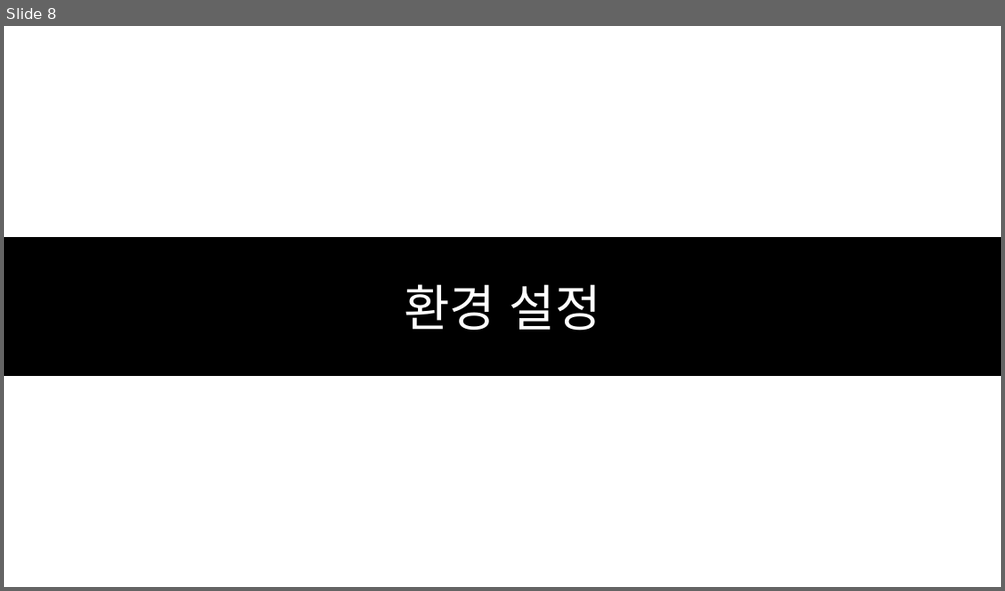
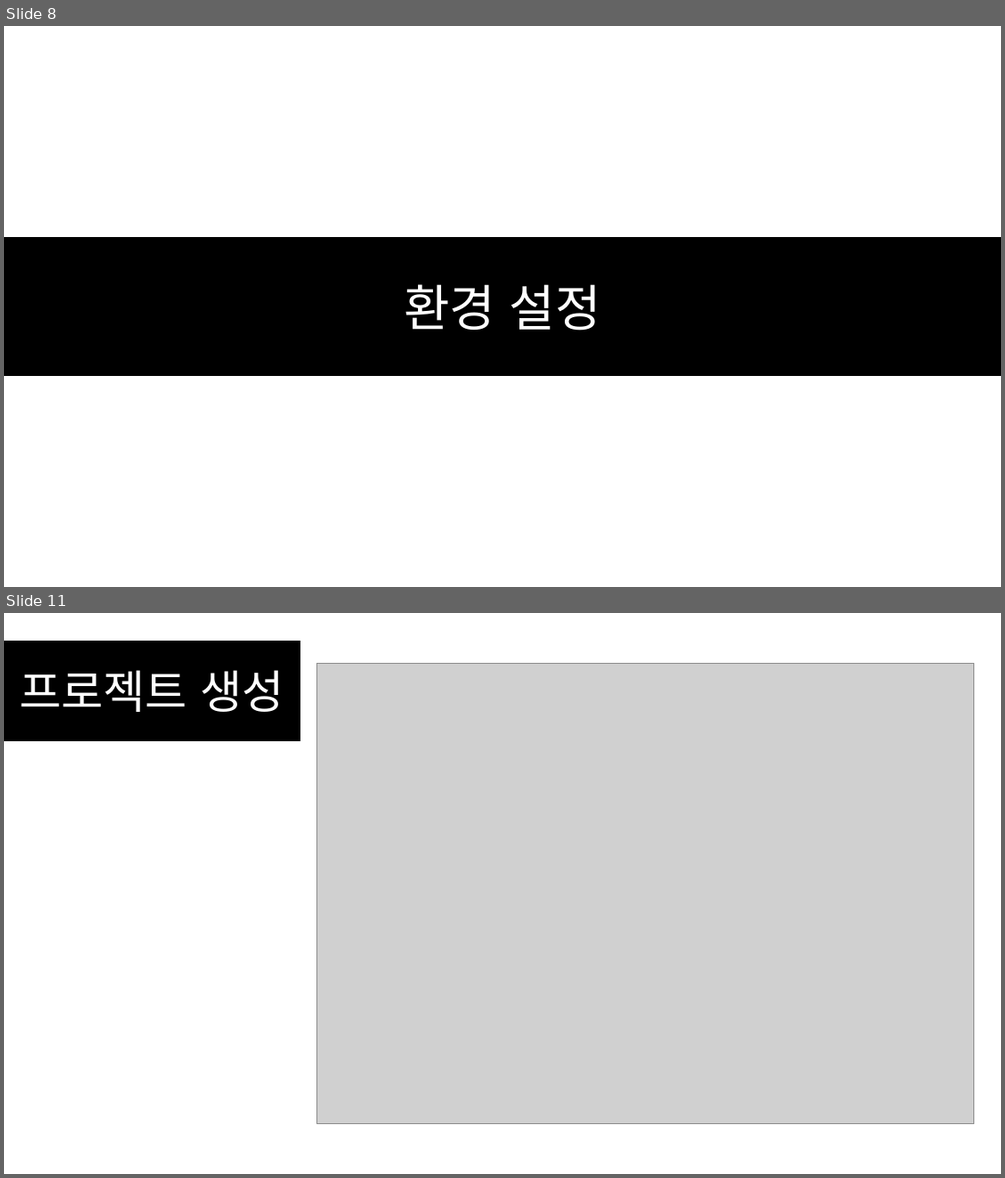
Before and after one commit to SEH00N/SDLU, a slide deck: ServerLecture/PT/4강 멀티스레딩 기초.pptx. Shown one above the other, each under a label of ours: slide 8 before the commit, slides 8 and 11 after it; the slides between them are not shown. The pictures are 1005x591 and 1005x1178 pixels, drawn with LibreOffice and Linux fonts; fonts in the diff are those of the drawing; grey boxes stand for pictures. Boxes give left, top, right and bottom in pixels: in the first picture for what was removed or moved away, otherwise in the second. Text is boxed around its words. In the diff, an @@ line names an element or a change of style, - is before the commit and + after.

```diff
--- a/ServerLecture/PT/4강 멀티스레딩 기초.pptx
+++ b/ServerLecture/PT/4강 멀티스레딩 기초.pptx
@@ slide 11 added at <box>4,613,1001,1174</box>, background #FFFFFF @@
@@ rectangle added at <box>4,641,300,741</box>, fill #000000, outline #000000 1 pt, 44 pt, text #FFFFFF @@
+프로젝트 생성
@@ picture added at <box>317,663,974,1123</box> @@
```
Also in this commit, not shown: 1 slide changed, 25 other slides added, 27 other files.
